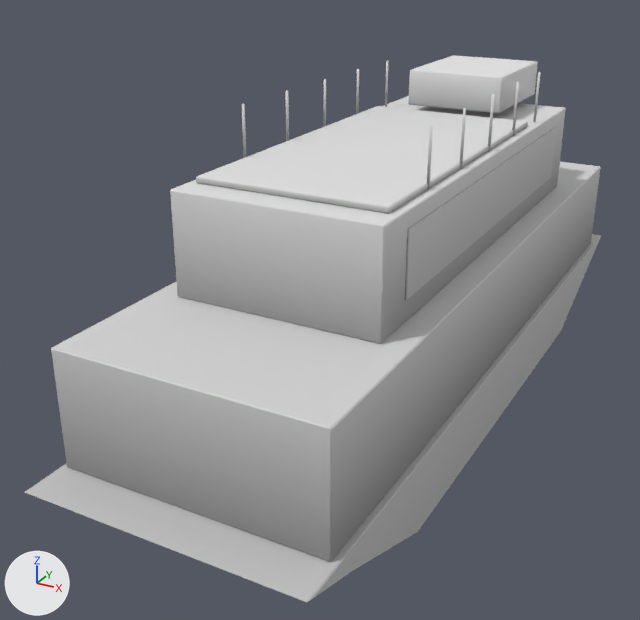
Two versions of the glTF model assets/models/fiordland/vehicles/cruise_boat.glb, one commit apart.
One viewpoint serves both versions: a 50 mm camera at (5.86, -13.53, 6.76) aimed at (-0.99, -1.08, 0.54). The lights are fixed; the arrows at lower left show +X, +Y and +Z. The older version comes first. Vertices at exactly the same position are counted once.

The older version as bpy lines, for what is in view:
```python
me_boat = bpy.data.meshes.new('Boat')
me_boat.from_pydata(...)  # 476 vertices, 880 faces; spans x -2.12..2.12, y -6.98..6.98, z -1.2..4.3
me_boat.materials.append(mat_paletteatlas)
ob_boat = bpy.data.objects.new('Boat', me_boat)
ob_boat.location = (0.0, 0.0, 0.0)
```
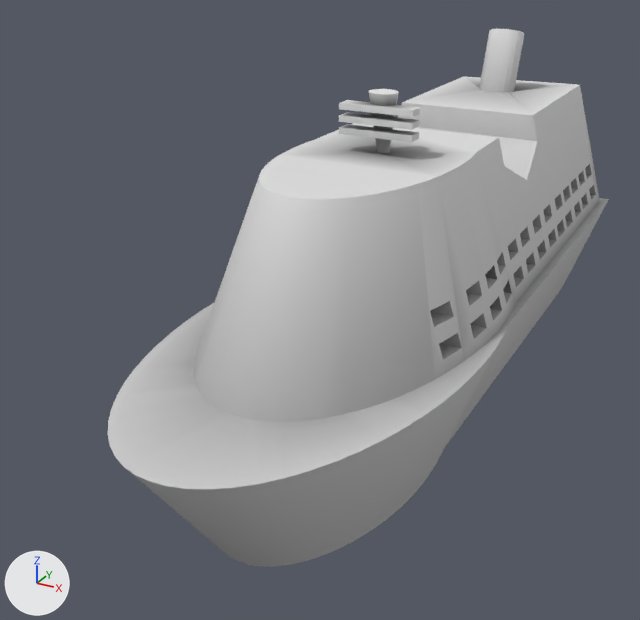
Commit message: Fiordland: inlocuieste cruise_boat/kayak cu asset-uri CC-BY care citesc "vapor"

The change, as a list of edits to the scene's bpy script:
```text
Change me_boat:
    used by ob_boat; location = (0.0, 0.0, 0.0)
    remove me_boat.from_pydata(...)  # 476 vertices, 880 faces; spans x -2.12..2.12, y -6.98..6.98, z -1.2..4.3
    add me_boat.from_pydata(...)  # 779 vertices, 1640 faces; spans x -2.41..2.41, y -7.0..7.0, z -1.48..4.68
    me_boat part 1: the loose piece of 24 vertices spanning x -2.03..2.03, y -6.3..6.3, z 0.0..1.8 is rebuilt with 779 vertices and now spans x -2.41..2.41, y -7.0..7.0, z -1.48..4.68
    me_boat part 2: 12 loose pieces with 328 vertices, spanning x -1.51..1.51, y -2.54..4.48, z 3.4..4.3, are deleted
    me_boat part 3
    124 vertices are removed from x -2.12..2.12, y -6.98..6.98, z -1.2..3.5
    228 faces are deleted
```

Location of each change, [x1, y1, x2, y2] in pixels of the pictures (640 x 620 px):
'Boat', reshaped (13% narrower)
    before: [24, 55, 601, 602]
    after: [108, 29, 609, 567]
part 1 of me_boat, rebuilt (9% narrower, 34% taller)
    before: [51, 162, 601, 562]
    after: [108, 29, 609, 567]
part 2 of me_boat, deleted
    before: [242, 55, 541, 190]
part 3 of me_boat, deleted
    before: [24, 96, 601, 602]
